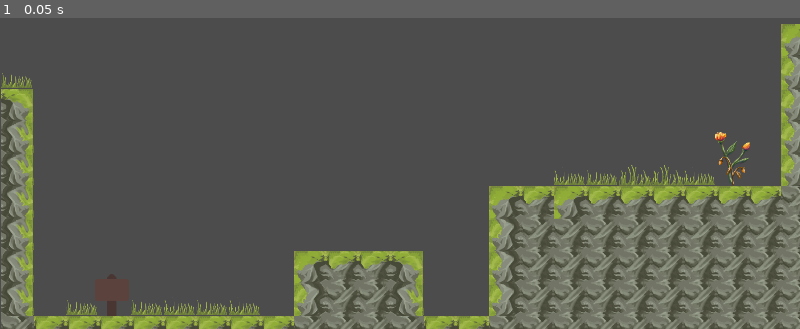
Above: before the commit, frame 1.
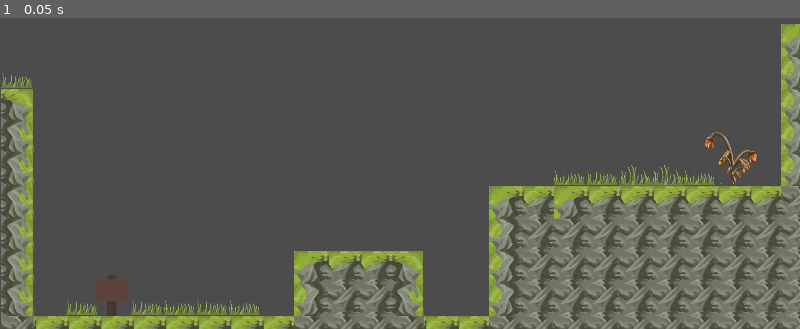
Above: after the commit, the same moment.

Repository: onsetsu/GameJam6
Game: Godot game, scene res://Scenes/Level2.tscn
Two runs of this game, one before a commit and one after it. Both use one fixed random seed, a clock stepped at 60 frames per second and the inputs below. This scene is started directly instead of the project's main scene.
Inputs:
- Up to frame 1 (0.05 s): no input

The runs differ from the first frame. In frame 1, 0.3% of the frame differs, in the area x 88-95%, y 36-54%.

Commit message:
change GoalFlower texture on collision

Diff:
--- a/GameOneButton/Scenes/GoalFlower.gd
+++ b/GameOneButton/Scenes/GoalFlower.gd
@@ -1,9 +1,22 @@
 extends Area2D
 
+var goalReached = false
+var timer = 1.5
 
 func on_body_entered(body):
+	if(goalReached):
+		return
 	if(body.get("digging_speed") == null):
 		return
-	LevelSingleton.current_level = LevelSingleton.current_level % LevelSingleton.amount_of_levels
-	LevelSingleton.current_level += 1
-	LevelSingleton.changeScene()
+	goalReached = true
+	var rect = get_node("Sprite").region_rect
+	get_node("Sprite").region_rect = Rect2(rect.position.x, rect.position.y + 128, rect.size.x, rect.size.y)
+	print(rect)
+
+func _process(delta):
+	if(goalReached):
+		timer -= delta
+		if(timer < 0):
+			LevelSingleton.current_level = LevelSingleton.current_level % LevelSingleton.amount_of_levels
+			LevelSingleton.current_level += 1
+			LevelSingleton.changeScene()
--- a/GameOneButton/Scenes/GoalFlower.tscn
+++ b/GameOneButton/Scenes/GoalFlower.tscn
@@ -6,11 +6,6 @@
 [sub_resource type="CapsuleShape2D" id=1]
 radius = 30.0
 height = 50.0
-
-[sub_resource type="AtlasTexture" id=2]
-flags = 4
-atlas = ExtResource( 2 )
-region = Rect2( 192, 1024, 128, 128 )
 
 [node name="GoalFlower" type="Area2D"]
 script = ExtResource( 1 )
@@ -23,5 +18,7 @@
 
 [node name="Sprite" type="Sprite" parent="."]
 scale = Vector2( 0.8, 0.8 )
-texture = SubResource( 2 )
+texture = ExtResource( 2 )
+region_enabled = true
+region_rect = Rect2( 192, 896, 128, 128 )
 [connection signal="body_entered" from="." to="." method="on_body_entered"]
Not shown: 1 places in GameOneButton/Scenes/GoalFlower.tscn that only renumber resources
